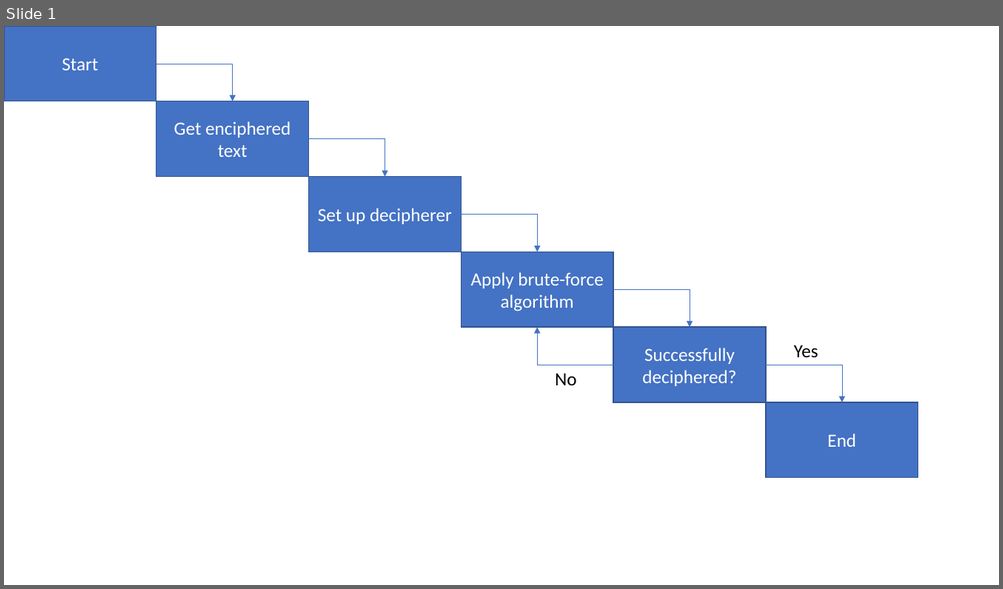
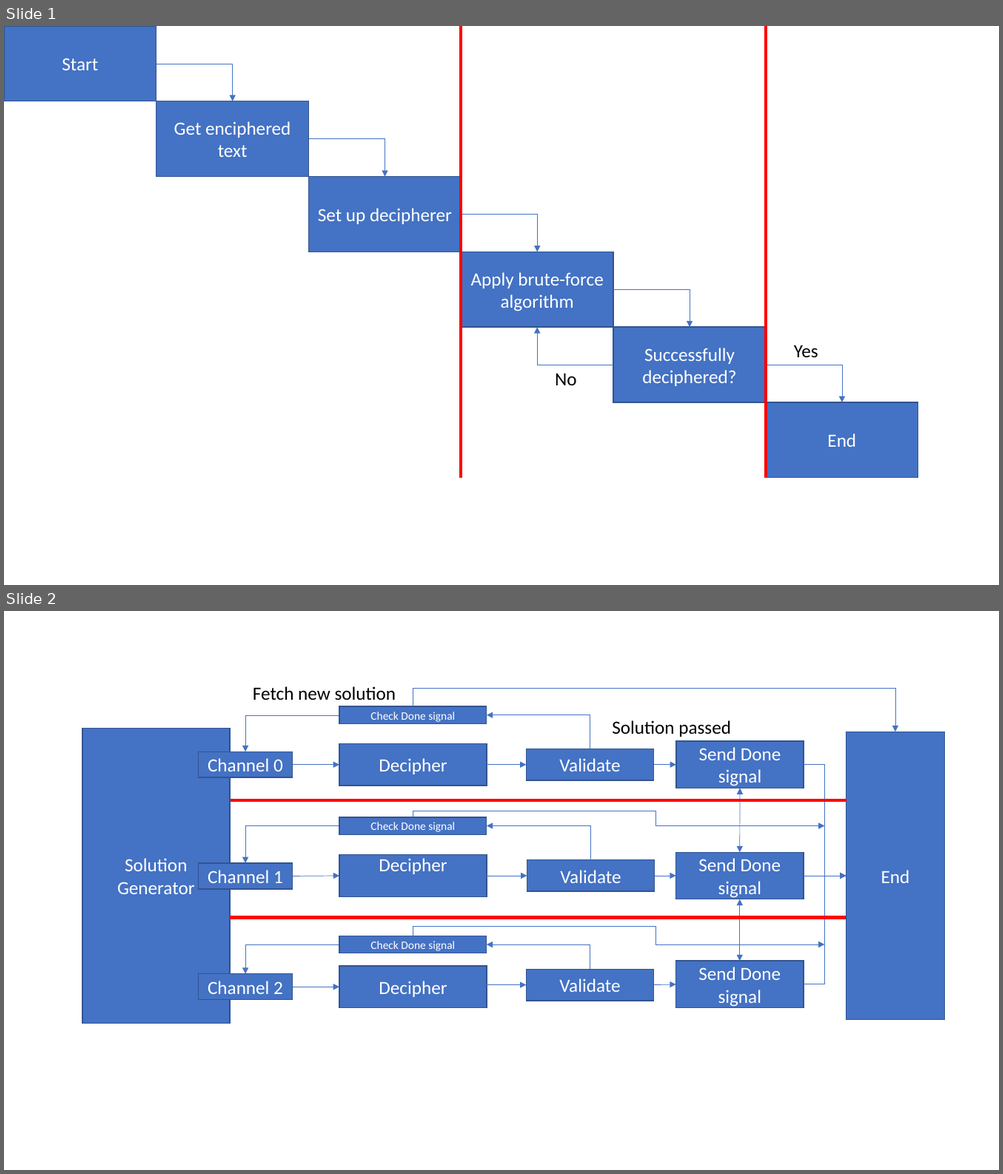
Before and after one commit to HarrisonJM/ParallelComputing, a slide deck: coursework/Sketches.pptx. Shown one above the other, each under a label of ours: slide 1 before the commit, slides 1 and 2 after it. The pictures are 1003x589 and 1003x1174 pixels, drawn with LibreOffice and Linux fonts; fonts in the diff are those of the drawing. Boxes give left, top, right and bottom in pixels: in the first picture for what was removed or moved away, otherwise in the second. Text is boxed around its words. In the diff, an @@ line names an element or a change of style, - is before the commit and + after.

```diff
--- a/coursework/Sketches.pptx
+++ b/coursework/Sketches.pptx
@@ slide 2 added at bbox=[4, 611, 999, 1170], background #FFFFFF @@
@@ group added at bbox=[82, 686, 944, 1024]: 17 rectangles, 11 elbow arrows, 10 arrows, 2 double arrows, 2 texts, 2 lines @@
+Solution Generator
+Decipher
+Decipher
+Decipher
+Channel 0
+Channel 1
+Channel 2
+Validate
+Validate
+Validate
+Send Done signal
+Send Done signal
+Send Done signal
+End
+Fetch new solution
+Solution passed
+Check Done signal
+Check Done signal
+Check Done signal
@@ slide 1 changed as well @@
@@ line added from (461, 478) to (461, 26), #FF0000 3 pt @@
@@ line added from (765, 478) to (765, 26), #FF0000 3 pt @@
```
Also in this commit, not shown: 1 slide removed, 1 other file.
